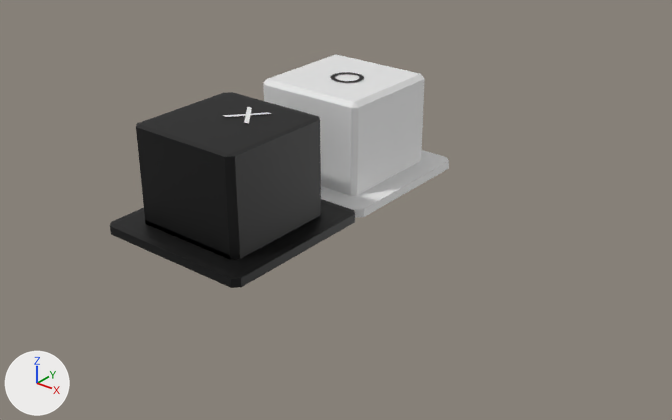
An edit to the glTF model static/tiktak.glb, drawn before and after from the same camera.
One viewpoint serves both versions: a 50 mm lens placed at (12.05, -15.36, 10.9), pointed at (0.36, -0.74, 1.83). The axes (+X, +Y, +Z) are drawn at lower left. The lights are the same throughout. Where no turn or scale is listed for an object, it has been applied to the vertices.

Names of what the first picture shows: 'Cube', 'Cube.001', 'Text', 'Text.001', 'tiktakCube'.
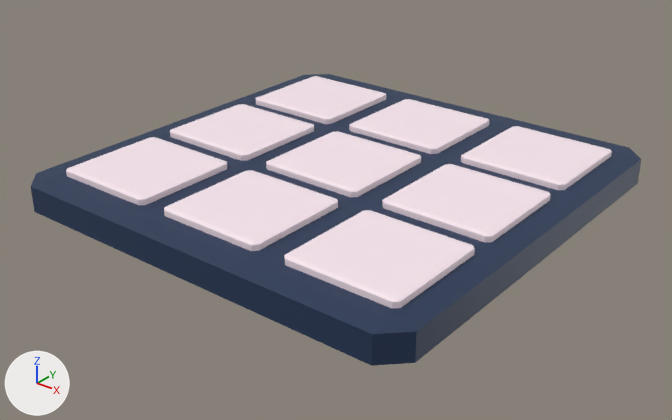
Commit message: feat: tiktak logic in /test n better model

Where the change shows, as pixel boxes (x1, y1, x2, y2) in the pictures (672 x 420 px):
```json
{"object": "Cube.001", "change": "recoloured, moved, rescaled", "before": [321, 150, 449, 218], "after": [31, 74, 641, 366]}
{"object": "tiktakCube", "change": "deleted", "before": [110, 92, 355, 288], "on screen": "black"}
{"object": "Cube", "change": "moved, rescaled", "before": [263, 54, 425, 196], "after": [266, 131, 421, 197]}
{"object": "Cube.005", "change": "added", "after": [284, 210, 475, 309]}
{"object": "Cube.004", "change": "added", "after": [164, 170, 338, 251]}
{"object": "Cube.002", "change": "added", "after": [382, 164, 551, 242]}
{"object": "Cube.006", "change": "added", "after": [66, 137, 227, 205]}
{"object": "Cube.008", "change": "added", "after": [461, 126, 612, 190]}
{"object": "Cube.003", "change": "added", "after": [170, 104, 314, 161]}
{"object": "Cube.007", "change": "added", "after": [349, 99, 489, 154]}
{"object": "Cube.009", "change": "added", "after": [256, 76, 386, 124]}
{"object": "Text", "change": "deleted", "before": [223, 107, 272, 124]}
{"object": "Text.001", "change": "deleted", "before": [330, 72, 364, 83]}
```

Scene script edits in JSON lines:
```json
{"op": "add", "block": "mat_material_004", "code": ["mat_material_004 = principled_material('Material.004')", "mat_material_004.base_color = (0.0152, 0.0356, 0.0908)  # dark blue #213555"]}
{"op": "add", "block": "mat_material_005", "code": ["mat_material_005 = principled_material('Material.005')", "mat_material_005.base_color = (0.973, 0.815, 0.88)  # white #fce9f1"]}
{"block": "me_cube_001", "where": "me_cube_001.from_pydata(...)  # 24 vertices, 44 faces; spans x -1.0..1.0, y -1.0..1.0, z -1.0..1.0"}
{"op": "remove", "block": "me_cube_001", "code": "me_cube_001.materials.append(mat_material)  # white #e7e7e7"}
{"op": "add", "block": "me_cube_001", "code": "me_cube_001.materials.append(mat_material_004)  # dark blue #213555"}
{"op": "add", "block": "me_cube_010", "code": ["me_cube_010 = bpy.data.meshes.new('Cube.010')", "me_cube_010.from_pydata(...)  # 44 vertices, 98 faces; spans x -1.29..1.29, y -1.29..1.29, z 0.66..1.22", "me_cube_010.materials.append(mat_material_005)  # white #fce9f1"]}
{"op": "add", "block": "me_cube_004", "code": ["me_cube_004 = bpy.data.meshes.new('Cube.004')", "me_cube_004.from_pydata(...)  # 44 vertices, 98 faces; spans x -1.29..1.3, y -1.29..1.29, z 0.66..1.22", "me_cube_004.materials.append(mat_material_005)  # white #fce9f1"]}
{"op": "set", "path": "ob_cube.location", "old": "(0.0, 0.0, 0.0)", "new": "(0.0, 0.0, 1.52)"}
{"op": "set", "path": "ob_cube.scale", "old": "(1.0, 1.0, 1.0)", "new": "(1.0, 1.0, 0.262)"}
{"op": "set", "path": "ob_cube_001.location", "old": "(0.0, 0.0, 2.52)", "new": "(0.0, 0.0, 2.25)"}
{"op": "set", "path": "ob_cube_001.scale", "old": "(1.78, 1.78, 0.103)", "new": "(5.12, 5.12, 0.34)"}
{"op": "remove", "block": "ob_tiktakcube", "code": ["ob_tiktakcube = bpy.data.objects.new('tiktakCube', me_cube_002)", "ob_tiktakcube.location = (0.0, -3.56, 2.62)"]}
{"op": "remove", "block": "ob_text", "code": ["ob_text = bpy.data.objects.new('Text', me_text)", "ob_text.location = (-0.29, -3.45, 4.69)"]}
{"op": "remove", "block": "ob_text_001", "code": ["ob_text_001 = bpy.data.objects.new('Text.001', me_text_001)", "ob_text_001.location = (-0.29, -0.4, 4.69)"]}
{"op": "add", "block": "ob_cube_009", "code": ["ob_cube_009 = bpy.data.objects.new('Cube.009', me_cube_010)", "ob_cube_009.location = (-3.18, 3.05, 1.52)"]}
{"op": "add", "block": "ob_cube_008", "code": ["ob_cube_008 = bpy.data.objects.new('Cube.008', me_cube_010.copy())", "ob_cube_008.location = (3.24, 3.05, 1.52)"]}
{"op": "add", "block": "ob_cube_007", "code": ["ob_cube_007 = bpy.data.objects.new('Cube.007', me_cube_010.copy())", "ob_cube_007.location = (0.0, 3.05, 1.52)"]}
{"op": "add", "block": "ob_cube_006", "code": ["ob_cube_006 = bpy.data.objects.new('Cube.006', me_cube_010.copy())", "ob_cube_006.location = (-3.18, -3.04, 1.52)"]}
{"op": "add", "block": "ob_cube_005", "code": ["ob_cube_005 = bpy.data.objects.new('Cube.005', me_cube_010.copy())", "ob_cube_005.location = (3.24, -3.04, 1.52)"]}
{"op": "add", "block": "ob_cube_004", "code": ["ob_cube_004 = bpy.data.objects.new('Cube.004', me_cube_010.copy())", "ob_cube_004.location = (0.0, -3.04, 1.52)"]}
{"op": "add", "block": "ob_cube_003", "code": ["ob_cube_003 = bpy.data.objects.new('Cube.003', me_cube_004)", "ob_cube_003.location = (-3.18, 0.0, 1.52)"]}
{"op": "add", "block": "ob_cube_002", "code": ["ob_cube_002 = bpy.data.objects.new('Cube.002', me_cube_010.copy())", "ob_cube_002.location = (3.24, 0.0, 1.52)"]}
```
